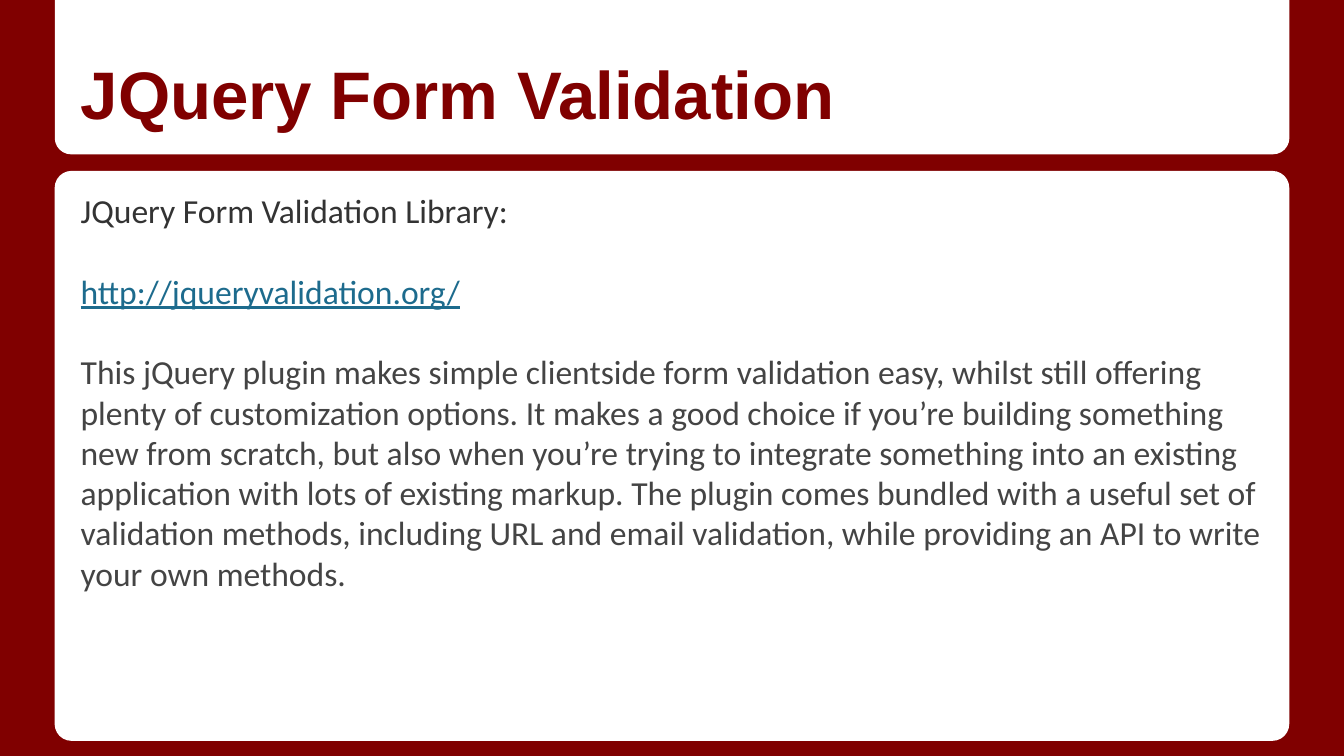
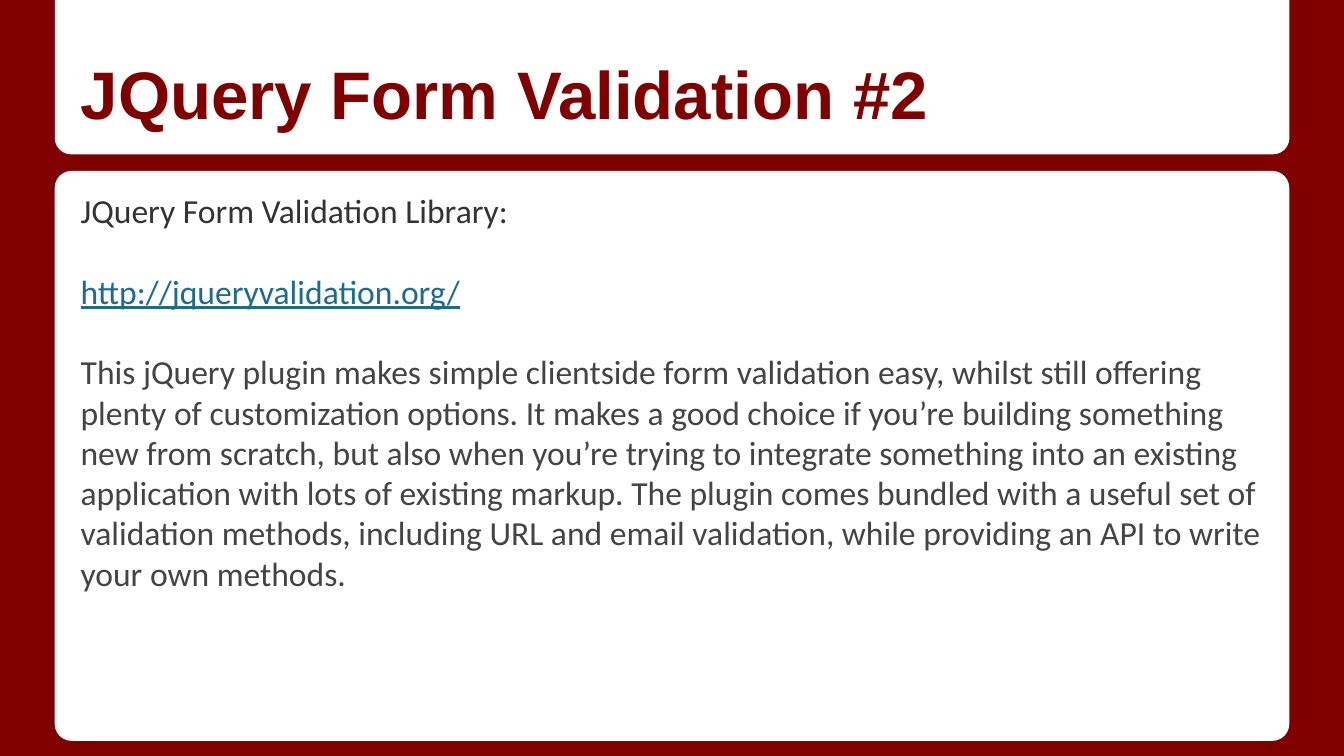
Before and after one commit to ecroen137/CE-5440-SUMMER-2015, a slide deck: slide 11 of presentations/class-4/Class 4.1_ JQuery Plug-Ins.pptx (slide 10 before the commit). Drawn at 1344x756 pixels with LibreOffice and Linux fonts; fonts in the diff are those of the drawing. Boxes give left, top, right and bottom in pixels: in the first picture for what was removed or moved away, otherwise in the second. Text is boxed around its words. In the diff, an @@ line names an element or a change of style, - is before the commit and + after.

Commit message:
update slides

```diff
--- a/presentations/class-4/Class 4.1_ JQuery Plug-Ins.pptx
+++ b/presentations/class-4/Class 4.1_ JQuery Plug-Ins.pptx
@@ title at (81,70,929,132): text changed @@
-JQuery Form Validation
+JQuery Form Validation #2
```
Also in this commit, not shown: 1 slide added.
